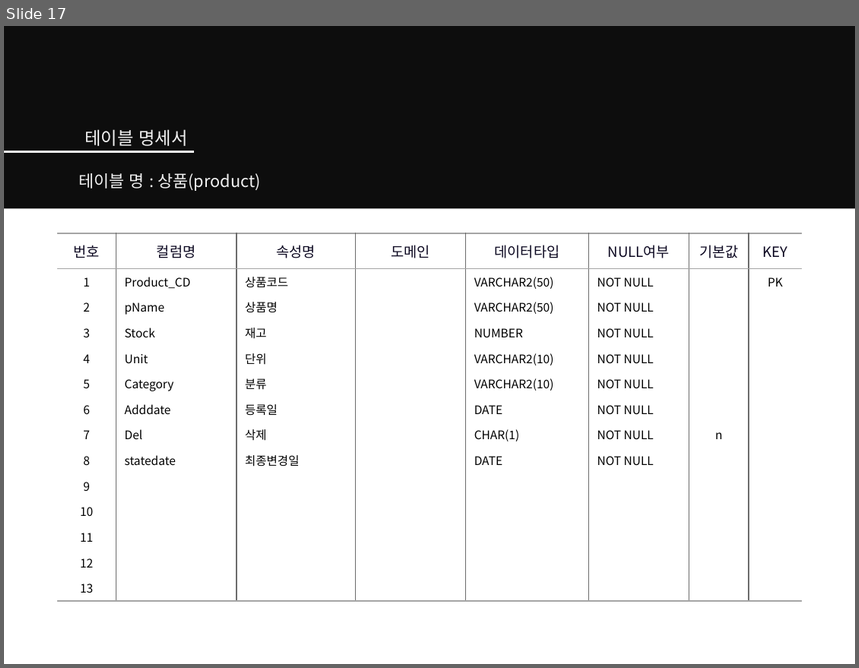
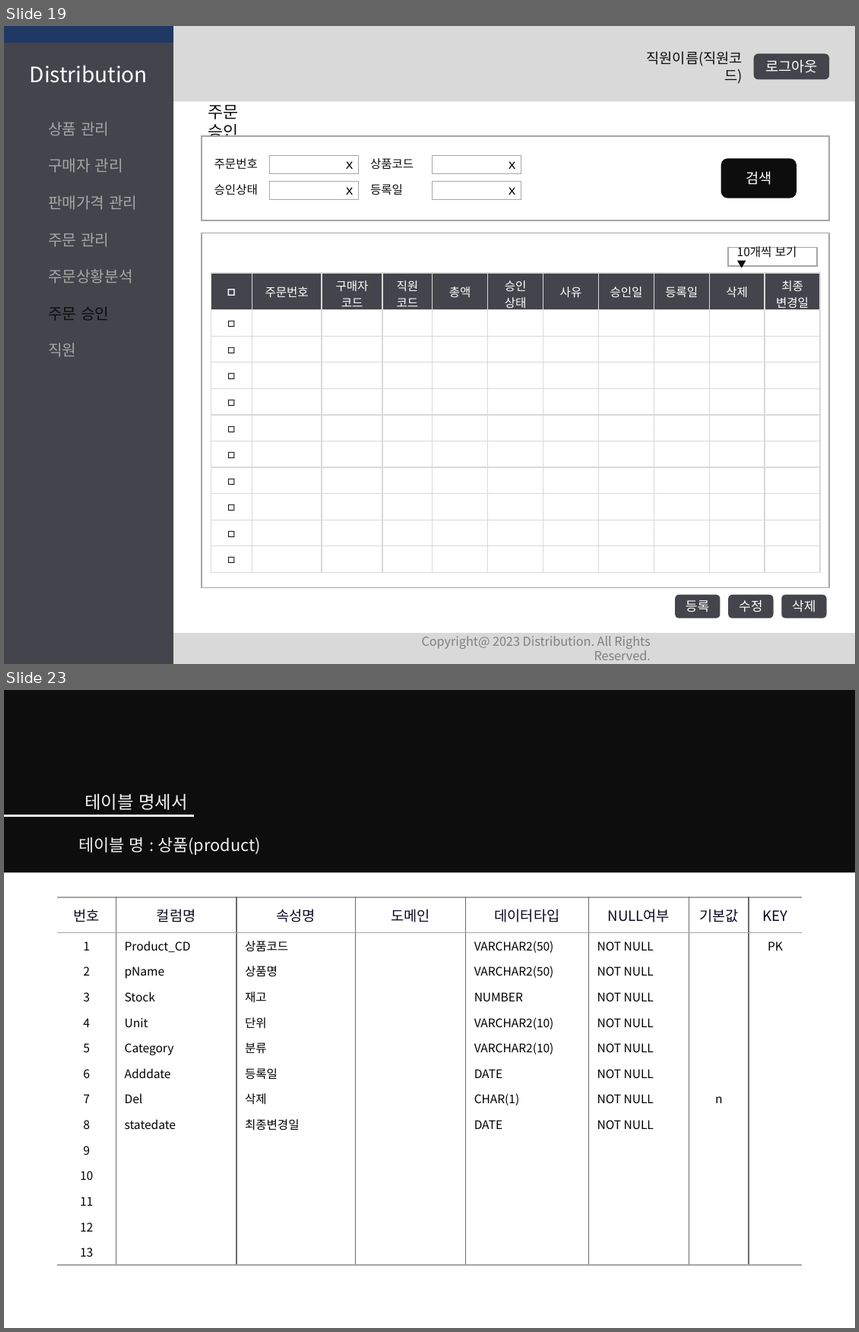
Before and after one commit to Peh9397/Distribution, a slide deck: Distribution.pptx. Shown one above the other, each under a label of ours: slide 17 before the commit, slides 19 and 23 after it; the slides between them are not shown. The pictures are 859x668 and 859x1332 pixels, drawn with LibreOffice and Linux fonts; fonts in the diff are those of the drawing. Boxes give left, top, right and bottom in pixels: in the first picture for what was removed or moved away, otherwise in the second. Text is boxed around its words. In the diff, an @@ line names an element or a change of style, - is before the commit and + after.

```diff
--- a/Distribution.pptx
+++ b/Distribution.pptx
@@ slide 19 added at box(4, 26, 855, 664), background #FFFFFF @@
@@ rectangle added at box(4, 26, 855, 102), fill #D9D9D9 @@
@@ rectangle added at box(4, 26, 173, 664), fill #44444C @@
@@ rectangle added at box(4, 26, 173, 43), fill #203864 @@
@@ text added at box(30, 65, 148, 83), 18 pt, text #FFFFFF @@
+Distribution
@@ text added at box(647, 51, 743, 84), 12 pt, text #0D0D0D @@
+직원이름(직원코드)
@@ rounded rectangle added at box(754, 54, 829, 80), fill #44444C, 12 pt, text #FFFFFF @@
+로그아웃
@@ text added at box(208, 105, 239, 137), 14 pt, text #0D0D0D @@
+주문 승인
@@ text added at box(48, 122, 137, 357), 13 pt, text #A6A6A6 @@
+상품 관리
+구매자 관리
+판매가격 관리
+주문 관리
+주문상황분석
+주문 승인
+직원
@@ rectangle added at box(202, 135, 829, 220), fill #FFFFFF, outline #A6A6A6 1 pt @@
@@ text added at box(215, 158, 258, 170), 10 pt, text #0D0D0D @@
+주문번호
@@ rectangle added at box(269, 155, 359, 174), fill #FFFFFF, outline #A6A6A6 0.75 pt @@
@@ text added at box(343, 155, 356, 169), 11 pt, text #000000 @@
+ｘ
@@ text added at box(370, 158, 414, 169), 10 pt, text #0D0D0D @@
+상품코드
@@ rectangle added at box(432, 155, 522, 174), fill #FFFFFF, outline #A6A6A6 0.75 pt @@
@@ text added at box(506, 155, 519, 169), 11 pt, text #000000 @@
+ｘ
@@ rounded rectangle added at box(721, 159, 797, 199), fill #0D0D0D, 12 pt, text #FFFFFF @@
+검색
@@ text added at box(215, 184, 258, 195), 10 pt, text #0D0D0D @@
+승인상태
@@ rectangle added at box(269, 181, 359, 199), fill #FFFFFF, outline #A6A6A6 0.75 pt @@
@@ text added at box(343, 181, 356, 195), 11 pt, text #000000 @@
+ｘ
@@ text added at box(370, 184, 403, 195), 10 pt, text #0D0D0D @@
+등록일
@@ rectangle added at box(432, 181, 522, 199), fill #FFFFFF, outline #A6A6A6 0.75 pt @@
@@ text added at box(506, 181, 519, 195), 11 pt, text #000000 @@
+ｘ
@@ rectangle added at box(202, 233, 829, 588), fill #FFFFFF, outline #A6A6A6 1 pt @@
@@ rectangle added at box(728, 247, 818, 266), fill #FFFFFF, outline #A6A6A6 1 pt @@
@@ text added at box(737, 246, 797, 258), 10 pt, text #0D0D0D @@
+10개씩 보기 ▼
@@ table added at box(211, 273, 820, 572), 11 rows, 11 columns @@
+□ | 주문번호 | 구매자 코드 | 직원 코드 | 총액 | 승인 상태 | 사유 | 승인일 | 등록일 | 삭제 | 최종 변경일
+□ |  |  |  |  |  |  |  |  |  | 
+□ |  |  |  |  |  |  |  |  |  | 
+□ |  |  |  |  |  |  |  |  |  | 
+□ |  |  |  |  |  |  |  |  |  | 
+□ |  |  |  |  |  |  |  |  |  | 
+□ |  |  |  |  |  |  |  |  |  | 
+□ |  |  |  |  |  |  |  |  |  | 
+□ |  |  |  |  |  |  |  |  |  | 
+□ |  |  |  |  |  |  |  |  |  | 
+□ |  |  |  |  |  |  |  |  |  | 
@@ rounded rectangle added at box(676, 594, 721, 619), fill #44444C, 11 pt, text #FFFFFF @@
+등록
@@ rounded rectangle added at box(728, 594, 773, 619), fill #44444C, 11 pt, text #FFFFFF @@
+수정
@@ rounded rectangle added at box(782, 594, 827, 619), fill #44444C, 11 pt, text #FFFFFF @@
+삭제
@@ rectangle added at box(4, 634, 855, 664), fill #D9D9D9 @@
@@ text added at box(422, 636, 651, 661), 10.5 pt, text #808080 @@
+Copyright@ 2023 Distribution. All Rights Reserved.
@@ what was slide 17 is now slide 23 @@
```
Also in this commit, not shown: 15 slides changed, 5 other slides added.
